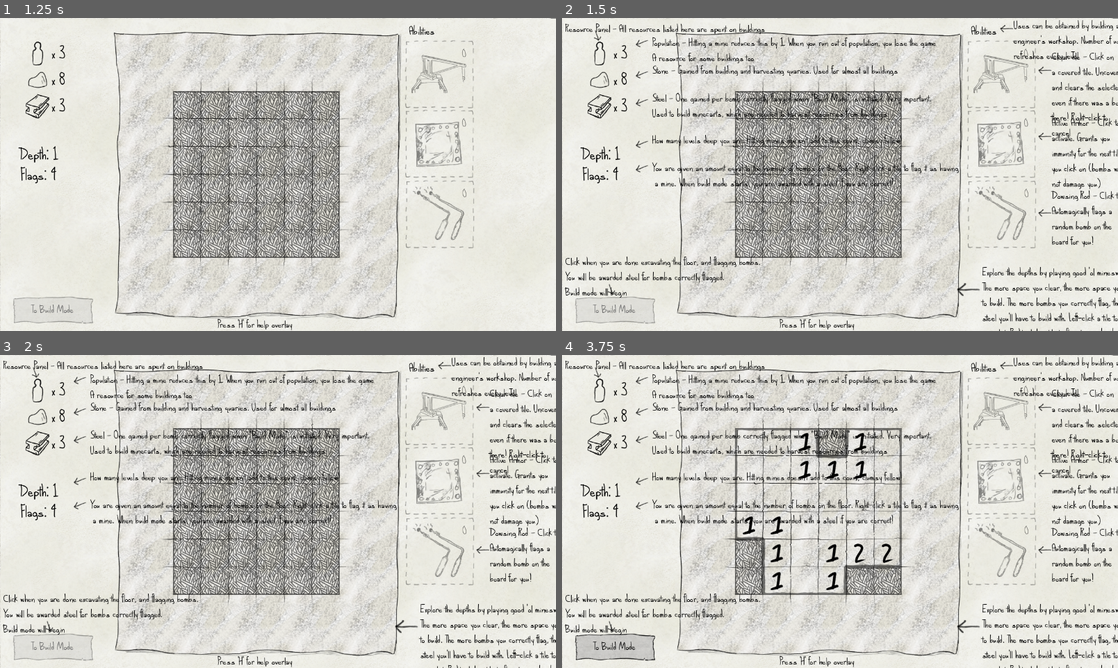
Above: before the commit, frames 1-4 (two rows, left to right).
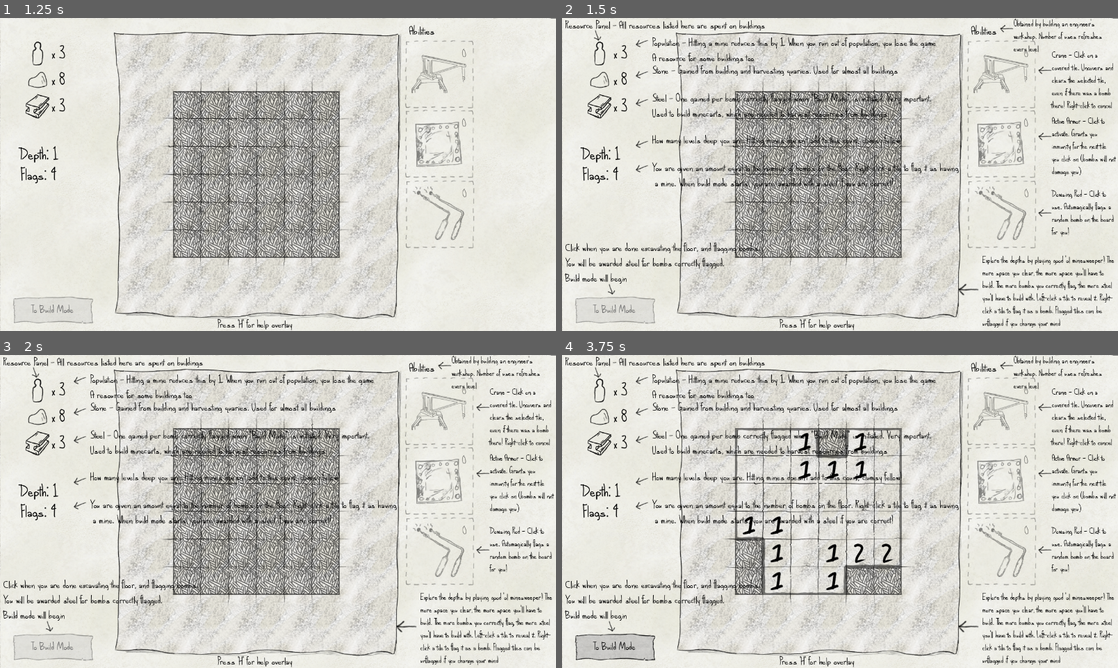
Above: after the commit, the same moments.

Repository: e-lain/MinesweeperDwarves
Game: Godot game, scene res://Title.tscn
The game is run twice, just before and just after one commit, with the same random seed, the same clock (stepped at 60 frames per second) and the same inputs.
Inputs (mouse positions are in pixels of both pictures, inside the frame that each line leads up to):
- Up to frame 1 (1.25 s): click "START" at 0.5 s
- Up to frame 2 (1.5 s): tap H at 1.25 s; move the mouse to (1001, 74) at 1.27 s; press the mouse at (1001, 74) at 1.28 s
- Up to frame 3 (2 s): no input
- Up to frame 4 (3.75 s): tap H at 2, 2.75, 2.85, 3.5 s; move the mouse to (1001, 480) at 2.02 s; release the mouse at (1001, 480) at 2.03 s; right-click (1001, 480) at 2.1 s; click (1001, 480) at 2.17 s; move the mouse to (1001, 552) at 2.77 s; click (1001, 552) at 2.92 s; move the mouse to (812, 574) at 3.52 s; click (812, 574) at 3.6 s

Frame 1 is identical in both runs. In frame 2, 6.2% of the frame differs, in the area x 0-100%, y 0-100%; in frame 3, 6.2%; in frame 4, 6.2%.

Commit message:
Fix formatting on help overlay

Diff:
--- a/Main.tscn
+++ b/Main.tscn
@@ -521,9 +521,8 @@
 [node name="Label2" type="Label" parent="CanvasLayer/HelpOverlayBuild"]
 layout_mode = 0
 offset_left = 8.0
-offset_top = 8.0
-offset_right = 92.0
-offset_bottom = 30.0
+offset_right = 466.0
+offset_bottom = 35.0
 text = "Resource Panel - All resources listed here are spent on buildings"
 
 [node name="Arrow" type="Sprite2D" parent="CanvasLayer/HelpOverlayBuild"]
@@ -539,15 +538,9 @@
 texture = ExtResource("11_gm014")
 
 [node name="Arrow9" type="Sprite2D" parent="CanvasLayer/HelpOverlayBuild"]
-position = Vector2(1112, 120)
+position = Vector2(1100.85, 120.331)
 rotation = -1.67552
-scale = Vector2(0.970588, 1.03333)
-texture = ExtResource("11_gm014")
-
-[node name="Arrow12" type="Sprite2D" parent="CanvasLayer/HelpOverlayBuild"]
-position = Vector2(936, 648)
-rotation = -1.67552
-scale = Vector2(1.71549, 1.59789)
+scale = Vector2(0.970588, 0.822232)
 texture = ExtResource("11_gm014")
 
 [node name="Arrow3" type="Sprite2D" parent="CanvasLayer/HelpOverlayBuild"]
@@ -598,53 +591,28 @@
 [node name="Label8" type="Label" parent="CanvasLayer/HelpOverlayBuild"]
 layout_mode = 0
 offset_left = 1144.0
-offset_right = 1352.0
-offset_bottom = 66.0
-text = "Click these arrows to
-change pages"
+offset_right = 1280.0
+offset_bottom = 105.0
+theme_override_font_sizes/font_size = 25
+text = "Click these arrows to change pages"
+autowrap_mode = 2
 
 [node name="Label9" type="Label" parent="CanvasLayer/HelpOverlayBuild"]
 layout_mode = 0
-offset_left = 1128.0
-offset_top = 72.0
-offset_right = 1685.0
-offset_bottom = 138.0
-text = "Hover mouse over building
-to see description and cost.
-
-Mouse over the board for
-a UI outline detailed valid
-placement locations.
-Left-click to place it,
-Right-click to cancel
-
-IMPORTANT - Build the
-'Beer Hall' building on the
-second page to win the
-game.
-
-IMPORTANT - The stairs
-MUST be built first before
-any other building can be
-built
-
-IMPORTANT - Houses and
-quaries MUST be directly
-adjhacent to a minecart
-in order for any resources
-to be gained from them"
-
-[node name="Label12" type="Label" parent="CanvasLayer/HelpOverlayBuild"]
-layout_mode = 0
-offset_left = 960.0
-offset_top = 616.0
-offset_right = 1517.0
-offset_bottom = 770.0
-text = "Use your available resources to build structures, and
-harvest from them. Resources gained are credited once
-the level is ended. IMPORTANT - houses and quaries
-need to be placed directly adjacent to a minecart for
-the output resources to be harvested!"
+offset_left = 1112.0
+offset_top = 64.0
+offset_right = 1280.0
+offset_bottom = 1429.0
+theme_override_font_sizes/font_size = 25
+text = "Hover mouse over building to see description and cost.
+Mouse over the board for a UI outline showing valid placement locations. Left-click to place it, Right-click to cancel
+
+IMPORTANT - Build the 'Beer Hall' building on the second page to win the game.
+
+IMPORTANT - The stairs MUST be built first before any other building can be built
+
+IMPORTANT - Houses and quaries MUST be directly adjacent to a minecart in order for any resources to be gained from them"
+autowrap_mode = 2
 
 [node name="Label3" type="Label" parent="CanvasLayer/HelpOverlayBuild"]
 layout_mode = 0
@@ -683,9 +651,9 @@
 [node name="Label7" type="Label" parent="CanvasLayer/HelpOverlayBuild"]
 layout_mode = 0
 offset_left = 8.0
-offset_top = 544.0
-offset_right = 392.0
-offset_bottom = 610.0
+offset_top = 504.0
+offset_right = 420.0
+offset_bottom = 609.0
 text = "Click when you are done building. Any resources able to be
 harvested will be credited, and the next floor will begin.
 All resources carry over to the next floor"
@@ -701,9 +669,8 @@
 [node name="Label2" type="Label" parent="CanvasLayer/HelpOverlayPlay"]
 layout_mode = 0
 offset_left = 8.0
-offset_top = 8.0
-offset_right = 92.0
-offset_bottom = 30.0
+offset_right = 466.0
+offset_bottom = 35.0
 text = "Resource Panel - All resources listed here are spent on buildings"
 
 [node name="Arrow" type="Sprite2D" parent="CanvasLayer/HelpOverlayPlay"]
@@ -739,7 +706,7 @@
 [node name="Arrow12" type="Sprite2D" parent="CanvasLayer/HelpOverlayPlay"]
 position = Vector2(936, 624)
 rotation = -1.67552
-scale = Vector2(1.71549, 1.82599)
+scale = Vector2(1.54255, 1.61031)
 texture = ExtResource("11_gm014")
 
 [node name="Arrow3" type="Sprite2D" parent="CanvasLayer/HelpOverlayPlay"]
@@ -790,61 +757,51 @@
 [node name="Label8" type="Label" parent="CanvasLayer/HelpOverlayPlay"]
 layout_mode = 0
 offset_left = 1040.0
-offset_right = 1597.0
-offset_bottom = 66.0
-text = "Uses can be obtained by building an
-engineer's workshop. Number of uses
-refreshes every level"
+offset_right = 1280.0
+offset_bottom = 87.0
+theme_override_font_sizes/font_size = 25
+text = "Obtained by building an engineer's workshop. Number of uses refreshes every level"
+autowrap_mode = 2
 
 [node name="Label9" type="Label" parent="CanvasLayer/HelpOverlayPlay"]
 layout_mode = 0
 offset_left = 1128.0
 offset_top = 72.0
-offset_right = 1685.0
-offset_bottom = 138.0
-text = "Clear Tile - Click on
-a covered tile. Uncovers
-and clears the selected tile,
-even if there was a bomb
-there! Right-click to
-cancel"
+offset_right = 1280.0
+offset_bottom = 317.0
+theme_override_font_sizes/font_size = 25
+text = "Crane - Click on a covered tile. Uncovers and clears the selected tile, even if there was a bomb there! Right-click to cancel"
+autowrap_mode = 2
 
 [node name="Label10" type="Label" parent="CanvasLayer/HelpOverlayPlay"]
 layout_mode = 0
 offset_left = 1128.0
 offset_top = 224.0
-offset_right = 1685.0
-offset_bottom = 334.0
-text = "Active Armor - Click to
-activate. Grants you
-immunity for the next tile
-you click on (bombs will
-not damage you)"
+offset_right = 1280.0
+offset_bottom = 504.0
+theme_override_font_sizes/font_size = 25
+text = "Active Armor - Click to activate. Grants you immunity for the next tile you click on (bombs will not damage you)"
+autowrap_mode = 2
 
 [node name="Label11" type="Label" parent="CanvasLayer/HelpOverlayPlay"]
 layout_mode = 0
 offset_left = 1128.0
 offset_top = 392.0
-offset_right = 1685.0
-offset_bottom = 502.0
-text = "Dowsing Rod - Click to use.
-Automagically flags a
-random bomb on the
-board for you!"
+offset_right = 1280.0
+offset_bottom = 567.0
+theme_override_font_sizes/font_size = 25
+text = "Dowsing Rod - Click to use. Automagically flags a random bomb on the board for you!"
+autowrap_mode = 2
 
 [node name="Label12" type="Label" parent="CanvasLayer/HelpOverlayPlay"]
 layout_mode = 0
 offset_left = 968.0
-offset_top = 568.0
-offset_right = 1525.0
-offset_bottom = 722.0
-text = "Explore the depths by playing good 'ol minesweeper!
-The more space you clear, the more space you'll have
-to build. The more bombs you correctly flag, the more
-steel you'll have to build with. Left-click a tile to
-reveal it. Right-click a tile to flag it as a bomb.
-Flagged tiles can be unflagged if you change your
-mind"
+offset_top = 544.0
+offset_right = 1280.0
+offset_bottom = 824.0
+theme_override_font_sizes/font_size = 25
+text = "Explore the depths by playing good 'ol minesweeper! The more space you clear, the more space you'll have to build. The more bombs you correctly flag, the more steel you'll have to build with. Left-click a tile to reveal it. Right-click a tile to flag it as a bomb. Flagged tiles can be unflagged if you change your mind"
+autowrap_mode = 2
 
 [node name="Label3" type="Label" parent="CanvasLayer/HelpOverlayPlay"]
 layout_mode = 0
@@ -883,9 +840,9 @@
 [node name="Label7" type="Label" parent="CanvasLayer/HelpOverlayPlay"]
 layout_mode = 0
 offset_left = 8.0
-offset_top = 544.0
-offset_right = 392.0
-offset_bottom = 610.0
+offset_top = 512.0
+offset_right = 457.0
+offset_bottom = 617.0
 text = "Click when you are done excavating the floor, and flagging bombs.
 You will be awarded steel for bombs correctly flagged.
 Build mode will begin"
